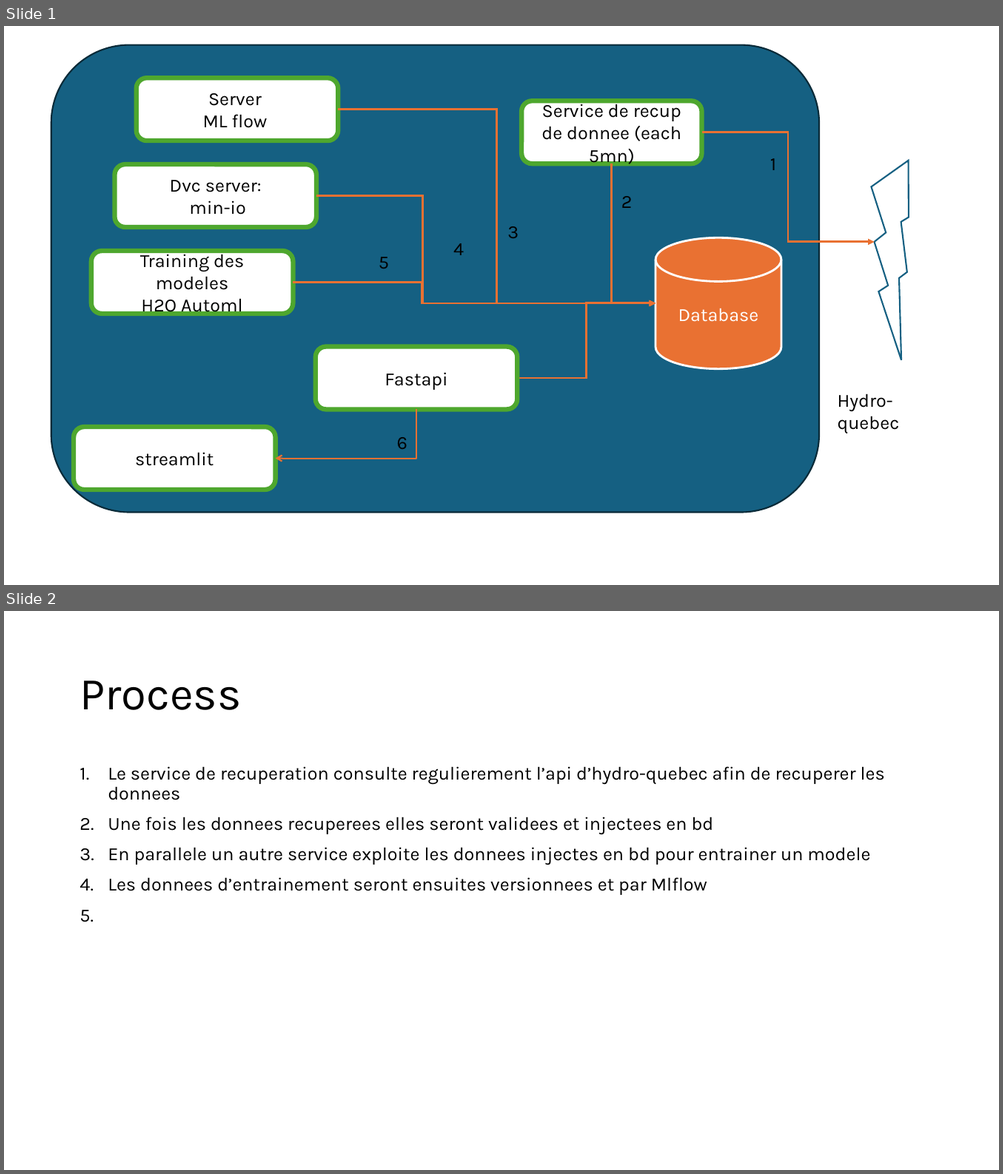
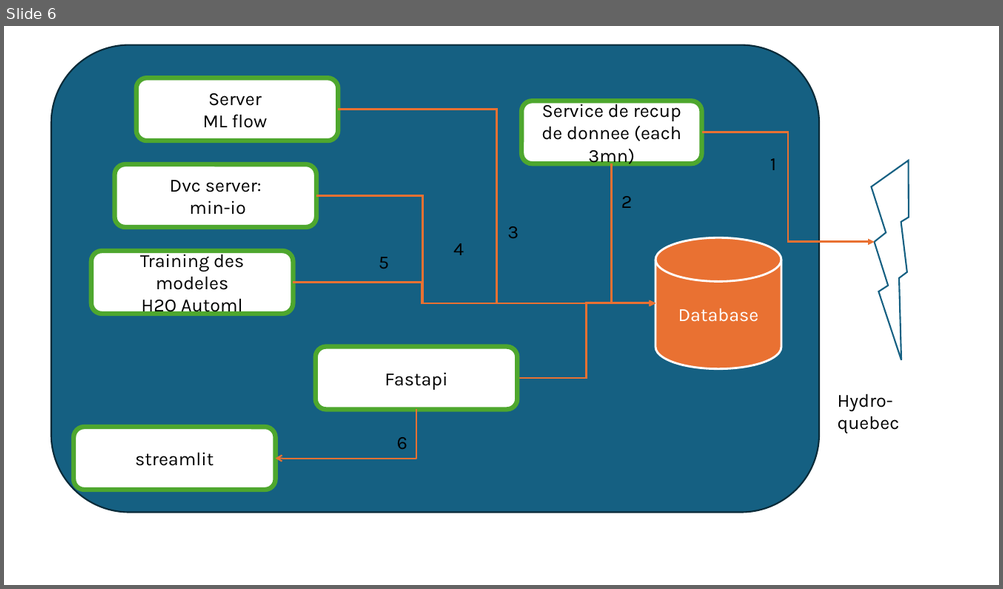
Before and after one commit to seelfidha/hydro-quebec-prediction, a slide deck: prez/architecture.pptx. Shown one above the other, each under a label of ours: slides 1 and 2 before the commit, slide 6 after it. The pictures are 1003x1174 and 1003x589 pixels, drawn with LibreOffice and Linux fonts; fonts in the diff are those of the drawing. Boxes give left, top, right and bottom in pixels: in the first picture for what was removed or moved away, otherwise in the second. Text is boxed around its words. In the diff, an @@ line names an element or a change of style, - is before the commit and + after.

```diff
--- a/prez/architecture.pptx
+++ b/prez/architecture.pptx
@@ slide 2 removed at bbox=[4, 611, 999, 1170], background #FFFFFF @@
@@ title removed at bbox=[79, 681, 241, 710] @@
-Process
@@ text removed at bbox=[108, 766, 885, 895] @@
-1. Le service de recuperation consulte regulierement l’api d’hydro-quebec afin de recuperer les donnees
-2. Une fois les donnees recuperees elles seront validees et injectees en bd
-3. En parallele un autre service exploite les donnees injectes en bd pour entrainer un modele
-4. Les donnees d’entrainement seront ensuites versionnees et par Mlflow
@@ what was slide 1 is now slide 6 @@
@@ slide 6 changed as well @@
@@ text in rounded rectangle at bbox=[541, 101, 681, 167]: text changed @@
-Service de recup de donnee (each 5mn)
+Service de recup de donnee (each 3mn)
```
Also in this commit, not shown: 5 slides added, 1 other file.
